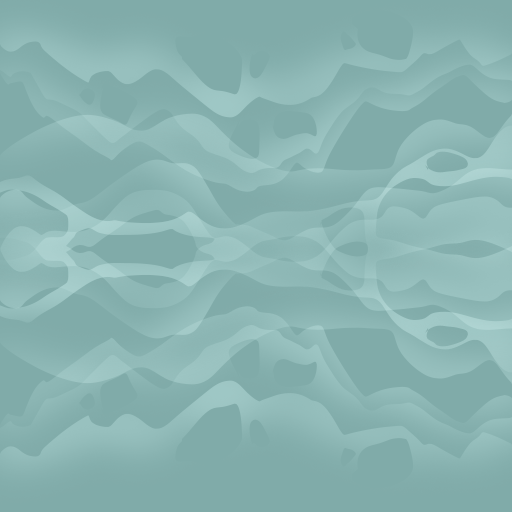
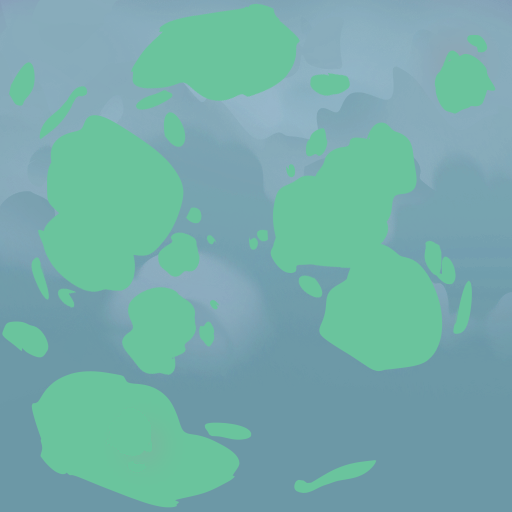
The second 512×512 image is a revision of the first. Changes to its layers:
renamed "Layer 5 copy" to "Layer 4 copy", opacity 62% → 100%, blend screen → normal, moved it above "Layer 4", painted on it over [0, 0, 512, 501]
removed layer "Layer 5" (was screen, 62%) over [0, 113, 512, 512]
showed "Layer 4", painted on it over [2, 0, 512, 508]
painted on "Layer 2 copy 2" over [0, 0, 512, 512]
